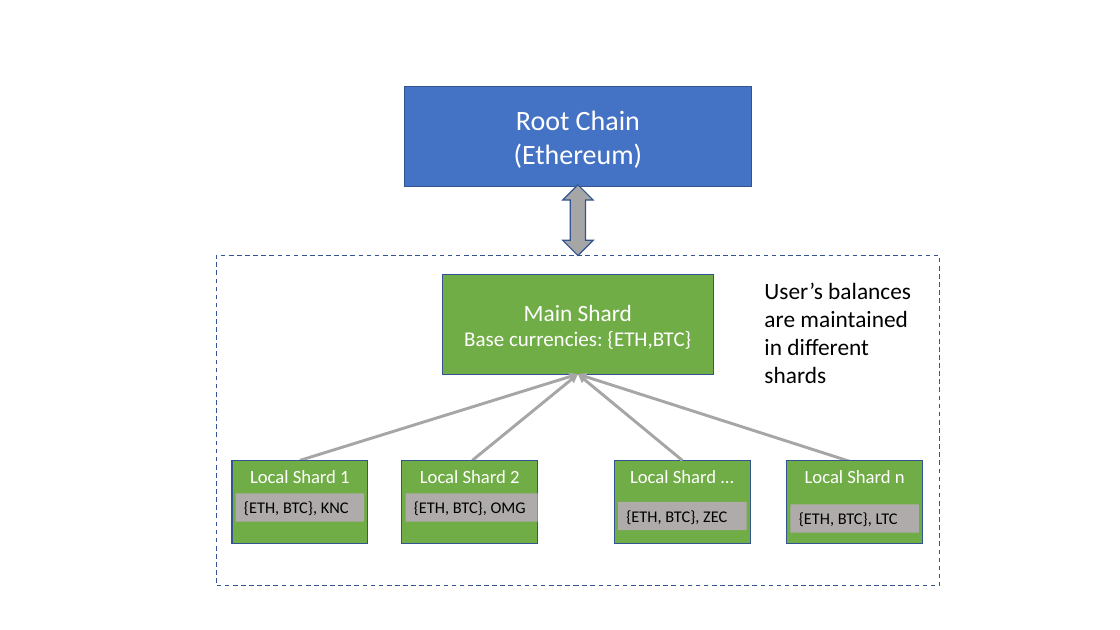
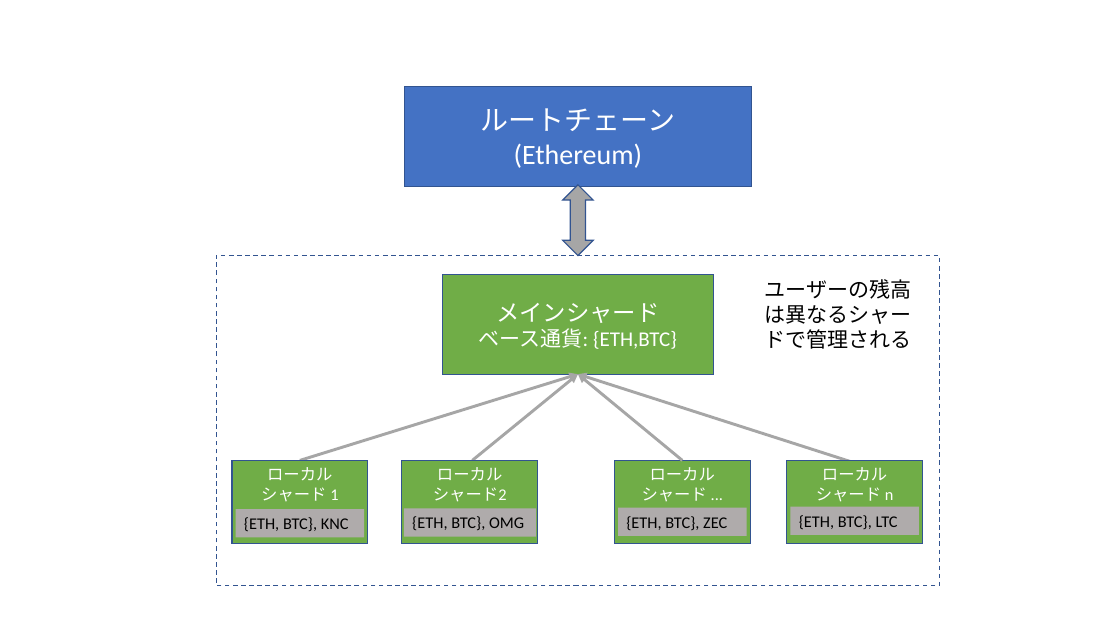
Before and after one commit to team-crypto/gormos-whitepaper-jp, a slide deck: slide 2 of images/gormos.pptx. Drawn at 1120x630 pixels with LibreOffice and Linux fonts; fonts in the diff are those of the drawing. Boxes give left, top, right and bottom in pixels: in the first picture for what was removed or moved away, otherwise in the second. Text is boxed around its words. In the diff, an @@ line names an element or a change of style, - is before the commit and + after.

```diff
--- a/images/gormos.pptx
+++ b/images/gormos.pptx
@@ text in rectangle at (x1=481, y1=108, x2=676, y2=131): text changed @@
-Root Chain
+ルートチェーン
@@ text at (x1=764, y1=279, x2=911, y2=349): text changed; size 20 to 18 pt @@
-User’s balances
-are maintained in different shards
+ユーザーの残高は異なるシャードで管理される
@@ text in rectangle at (x1=479, y1=303, x2=677, y2=349): text changed @@
-Main Shard
-Base currencies: {ETH,BTC}
+メインシャード
+ベース通貨: {ETH,BTC}
@@ text in rectangle at (x1=261, y1=467, x2=338, y2=502): text changed; size 16 to 14 pt @@
-Local Shard 1
+ローカル
+シャード 1
@@ text in rectangle at (x1=433, y1=467, x2=507, y2=502): text changed; size 16 to 14 pt @@
-Local Shard 2
+ローカル
+シャード2
@@ text in rectangle at (x1=642, y1=467, x2=715, y2=502): text changed; size 16 to 14 pt @@
-Local Shard ...
+ローカル
+シャード ...
@@ text in rectangle at (x1=816, y1=467, x2=894, y2=502): text changed; size 16 to 14 pt @@
-Local Shard n
+ローカル
+シャード n
@@ rectangle "{ETH, BTC}, KNC" moved from (x1=236, y1=493, x2=365, y2=522) to (x1=236, y1=509, x2=365, y2=538) @@
@@ rectangle "{ETH, BTC}, OMG" moved from (x1=406, y1=493, x2=538, y2=522) to (x1=404, y1=508, x2=536, y2=537) @@
@@ rectangle "{ETH, BTC}, ZEC" moved from (x1=618, y1=502, x2=747, y2=530) to (x1=618, y1=507, x2=747, y2=536) @@
```
Also in this commit, not shown: 2 slides added, 2 slides removed, 6 other files.
